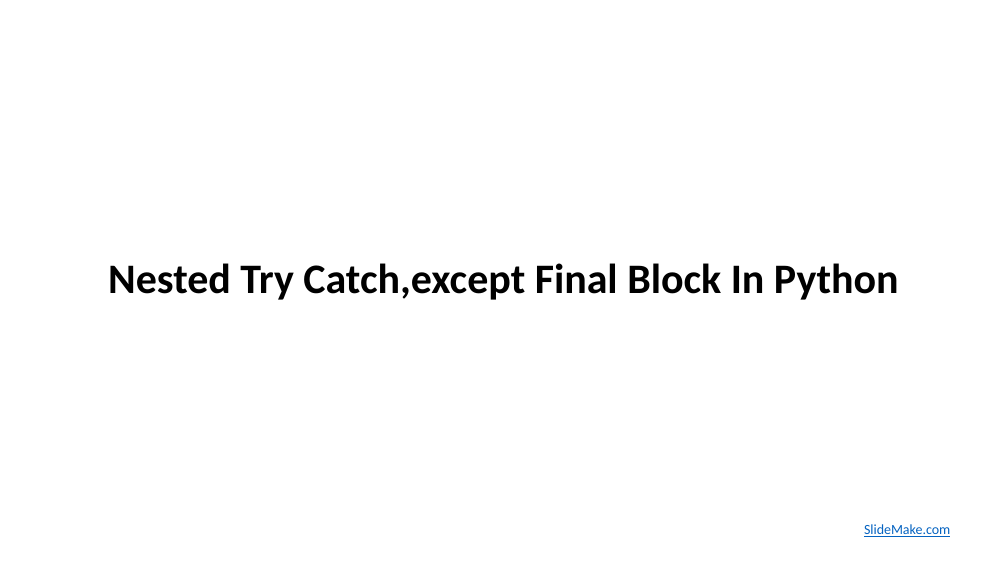
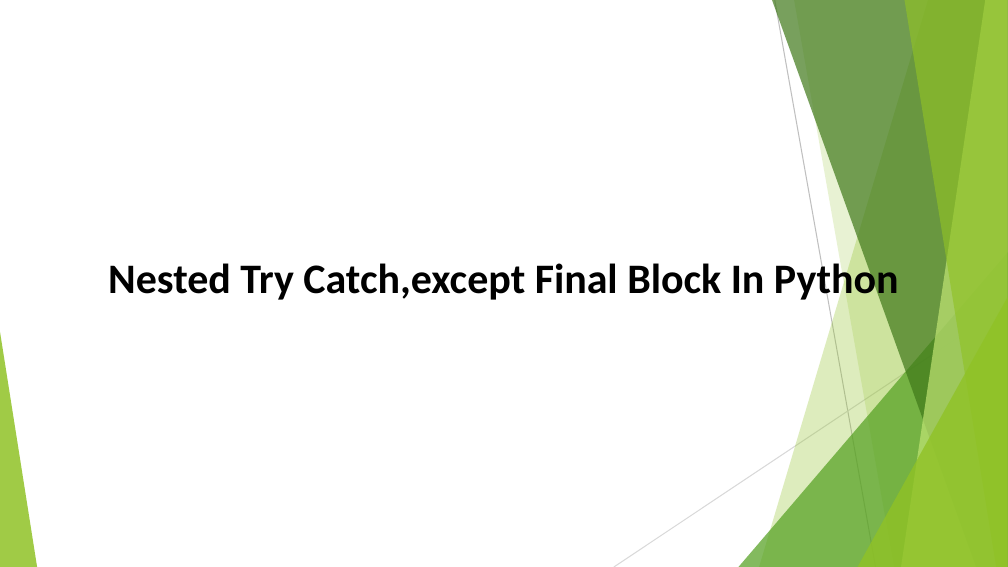
Before and after one commit to Nithin31122002/nithin, a slide deck: slide 1 of Nested Try Catch,except Final Block In Python.pptx. Drawn at 1008x567 pixels with LibreOffice and Linux fonts; fonts in the diff are those of the drawing. Boxes give left, top, right and bottom in pixels: in the first picture for what was removed or moved away, otherwise in the second. Text is boxed around its words. In the diff, an @@ line names an element or a change of style, - is before the commit and + after.

```diff
--- a/Nested Try Catch,except Final Block In Python.pptx
+++ b/Nested Try Catch,except Final Block In Python.pptx
@@ group added at (0, 0, 1008, 567): 5 freeform shapes, 3 triangles, 2 lines @@
@@ text removed at (864, 524, 950, 537) @@
-SlideMake.com
```
Also in this commit, not shown: 5 other slides changed, 1 slide removed.
